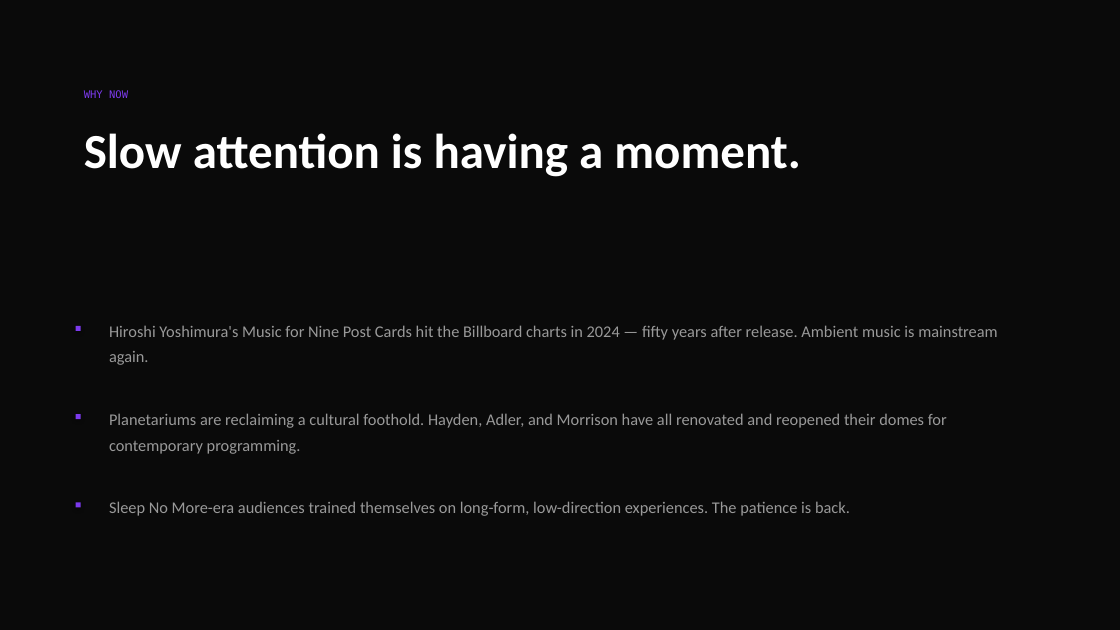
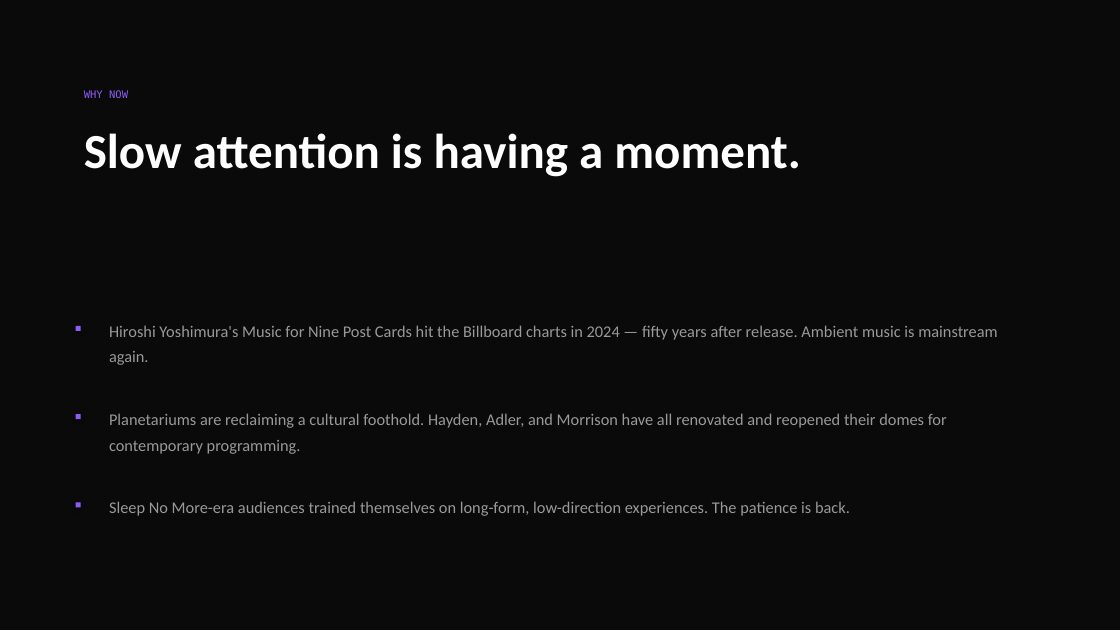
Before and after one commit to kbarnoski/resonance, a slide deck: slide 9 of docs/Resonance-Installation-Deck.pptx. Drawn at 1120x630 pixels with LibreOffice and Linux fonts; fonts in the diff are those of the drawing. Boxes give left, top, right and bottom in pixels: in the first picture for what was removed or moved away, otherwise in the second. Text is boxed around its words. In the diff, an @@ line names an element or a change of style, - is before the commit and + after.

```diff
--- a/docs/Resonance-Installation-Deck.pptx
+++ b/docs/Resonance-Installation-Deck.pptx
@@ text "WHY NOW" at bbox=[84, 90, 128, 98]: text colour #7C3AED to #8B5CF6 @@
@@ fill #7C3AED to #8B5CF6 in 3 elements at bbox=[76, 326, 81, 331], bbox=[76, 414, 81, 419], bbox=[76, 502, 81, 507] @@
```
Also in this commit, not shown: 9 other slides changed, 9 other files.
